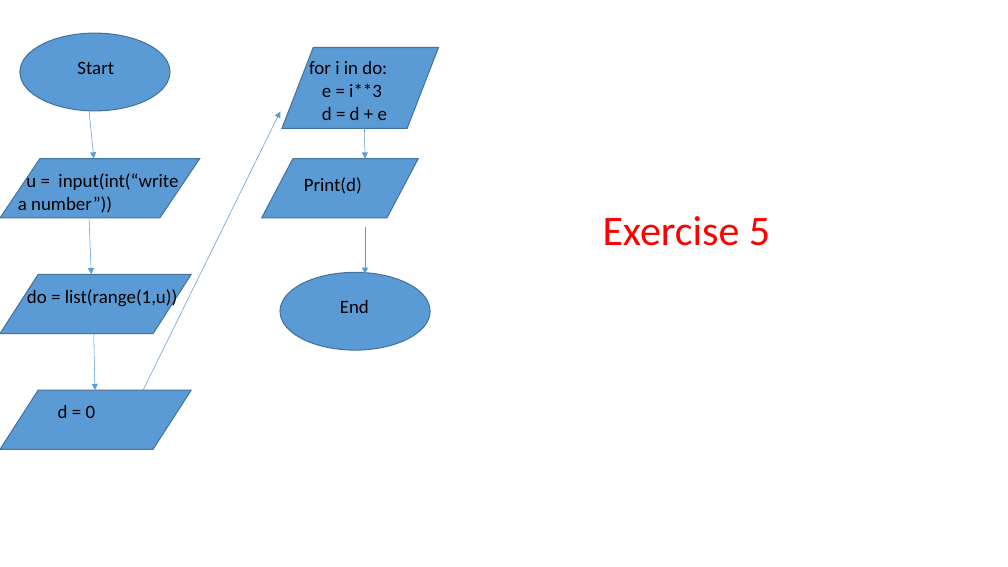
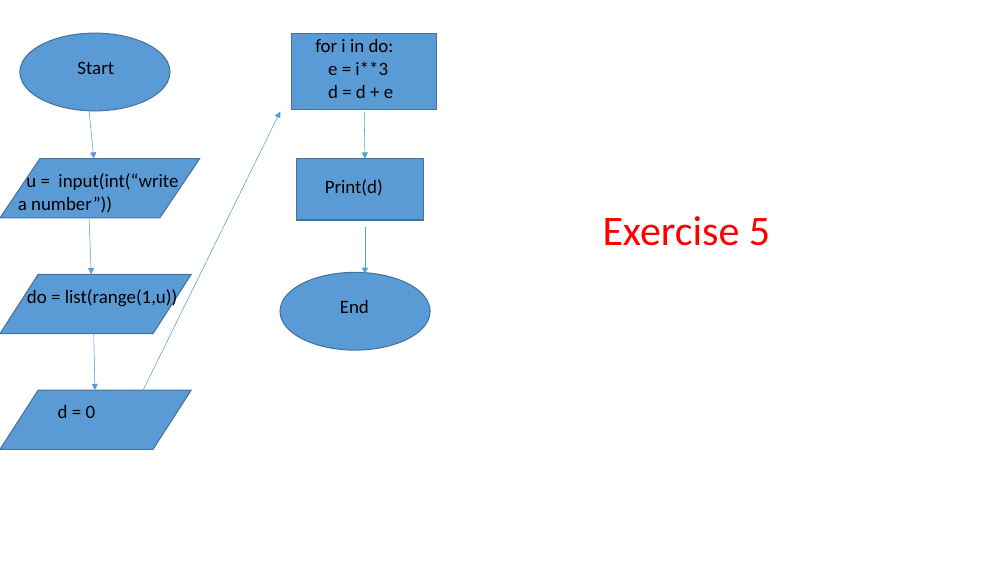
Before and after one commit to bigdaddyjeff/JeffreyCSC102, a slide deck: slide 6 of flowchart.pptx. Drawn at 1008x567 pixels with LibreOffice and Linux fonts; fonts in the diff are those of the drawing. Boxes give left, top, right and bottom in pixels: in the first picture for what was removed or moved away, otherwise in the second. Text is boxed around its words. In the diff, an @@ line names an element or a change of style, - is before the commit and + after.

```diff
--- a/flowchart.pptx
+++ b/flowchart.pptx
@@ flow chart input output removed at (282, 48, 439, 129) @@
@@ rectangle: place and size @@
-rectangle at (262, 159, 418, 219)
+rectangle at (292, 33, 436, 110)
@@ rectangle at (292, 33, 436, 110): flow chart input output to rectangle @@
@@ text "for i in do:": place and size @@
-text "for i in do:" at (309, 61, 387, 120)
+text "for i in do:" at (315, 39, 394, 98)
@@ rectangle added at (297, 159, 424, 220), fill #5B9BD5, outline #43739E 1 pt @@
@@ text "Print(d)": place and size @@
-text "Print(d)" at (304, 177, 362, 194)
+text "Print(d)" at (325, 179, 383, 196)
```
Also in this commit, not shown: 1 other slide changed.
